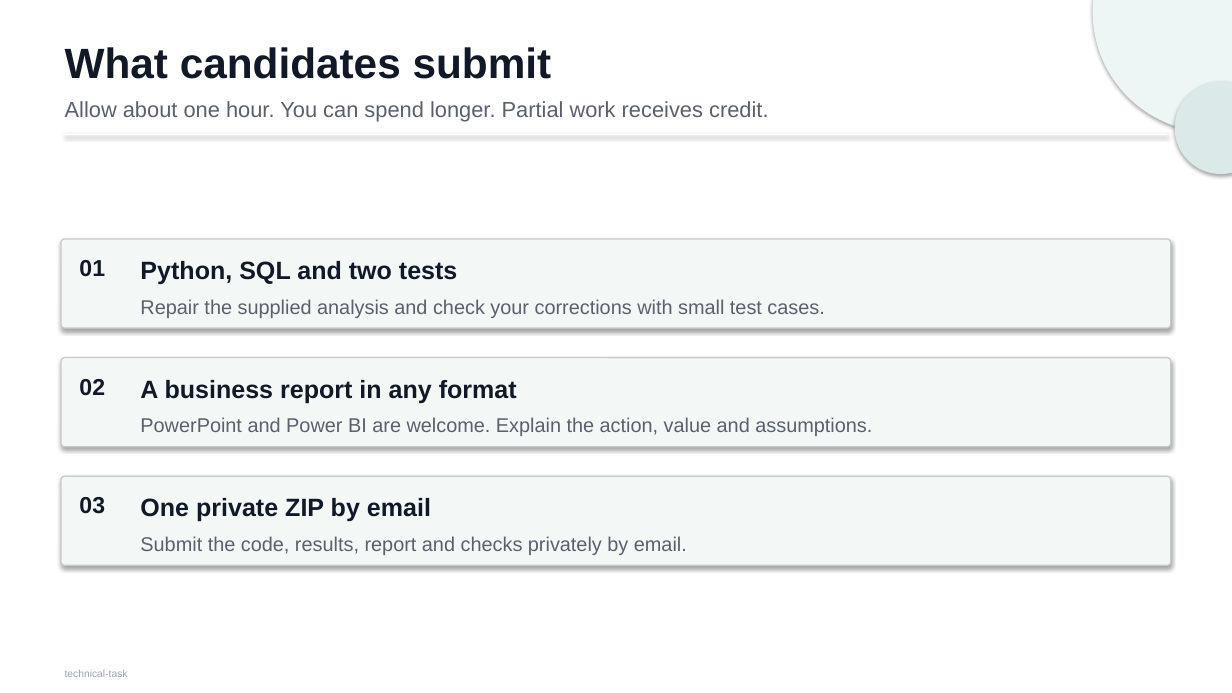
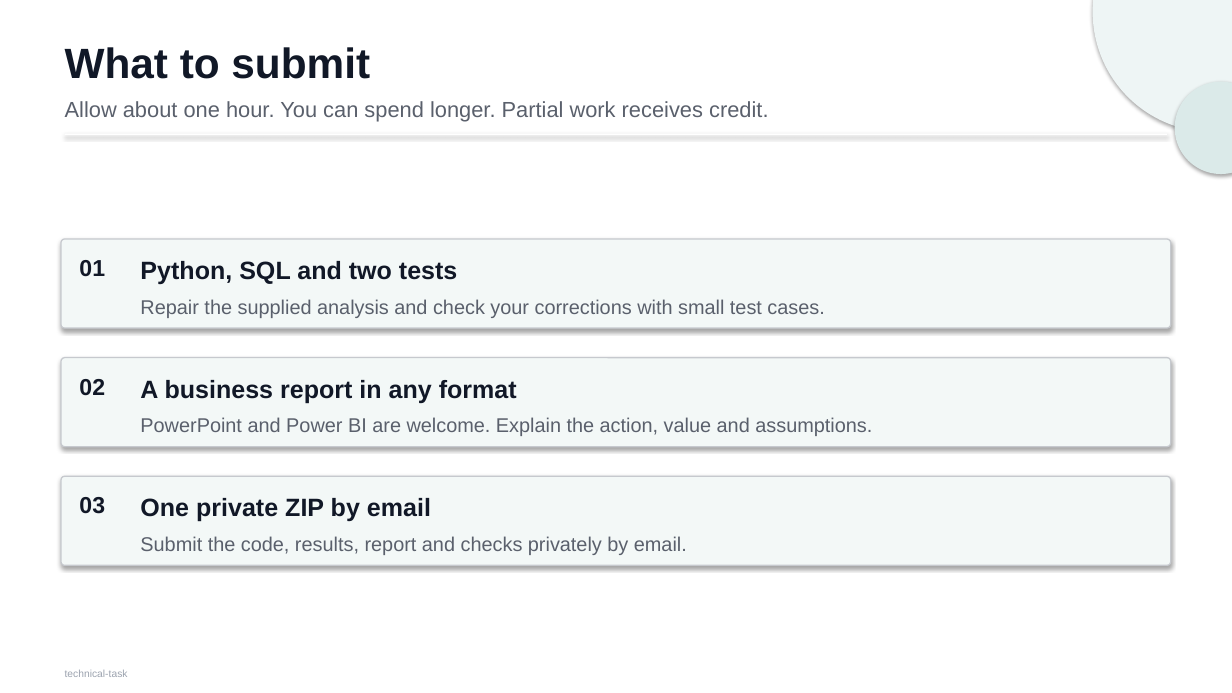
Before and after one commit to Jasonada13/ai-solutions-intern-task, a slide deck: slide 3 of docs/technical-task.pptx. Drawn at 1232x693 pixels with LibreOffice and Linux fonts; fonts in the diff are those of the drawing. Boxes give left, top, right and bottom in pixels: in the first picture for what was removed or moved away, otherwise in the second. Text is boxed around its words. In the diff, an @@ line names an element or a change of style, - is before the commit and + after.

Commit message:
docs(task): finalise the candidate release

```diff
--- a/docs/technical-task.pptx
+++ b/docs/technical-task.pptx
@@ text at (x1=65, y1=47, x2=370, y2=79): text changed @@
-What candidates submit
+What to submit
```
Also in this commit, not shown: 1 other slide changed, 4 other files.
